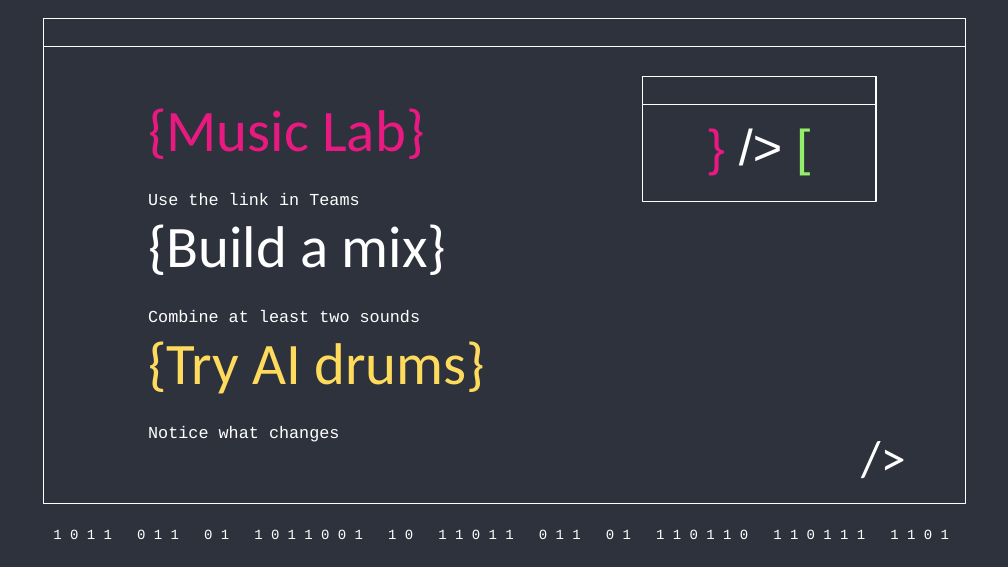
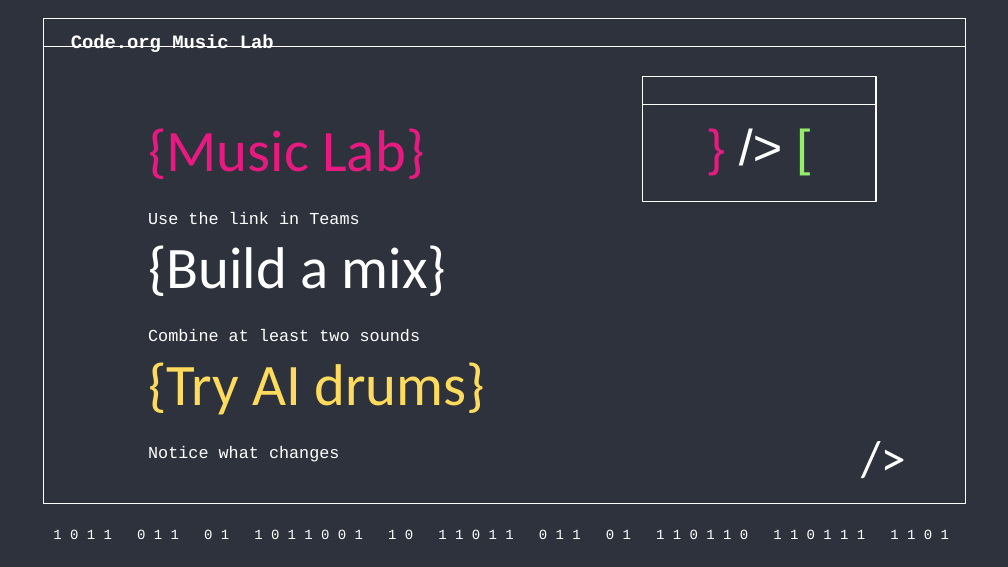
Before and after one commit to aghimir3/KidsComputerScience, a slide deck: slide 19 of 2026-07-11_Intro_to_Computer_Science_Programming/2026-07-11_Intro_to_Computer_Science_Programming.pptx. Drawn at 1008x567 pixels with LibreOffice and Linux fonts; fonts in the diff are those of the drawing. Boxes give left, top, right and bottom in pixels: in the first picture for what was removed or moved away, otherwise in the second. Text is boxed around its words. In the diff, an @@ line names an element or a change of style, - is before the commit and + after.

```diff
--- a/2026-07-11_Intro_to_Computer_Science_Programming/2026-07-11_Intro_to_Computer_Science_Programming.pptx
+++ b/2026-07-11_Intro_to_Computer_Science_Programming/2026-07-11_Intro_to_Computer_Science_Programming.pptx
@@ text added at box(71, 34, 274, 52), 13.5 pt, text #FFFFFF, bold @@
+Code.org Music Lab
@@ title "{Music Lab}": place and size @@
-title "{Music Lab}" at box(148, 108, 424, 159)
+title "{Music Lab}" at box(148, 128, 424, 179)
@@ title "{Build a mix}": place and size @@
-title "{Build a mix}" at box(148, 224, 446, 275)
+title "{Build a mix}" at box(148, 245, 446, 296)
@@ title "{Try AI drums}": place and size @@
-title "{Try AI drums}" at box(148, 341, 485, 394)
+title "{Try AI drums}" at box(148, 362, 485, 415)
@@ 3 subtitles: place and size @@
-3 subtitles at box(148, 193, 420, 442)
+3 subtitles at box(148, 212, 420, 462)
```
Also in this commit, not shown: 15 other slides changed, 1 other file.
